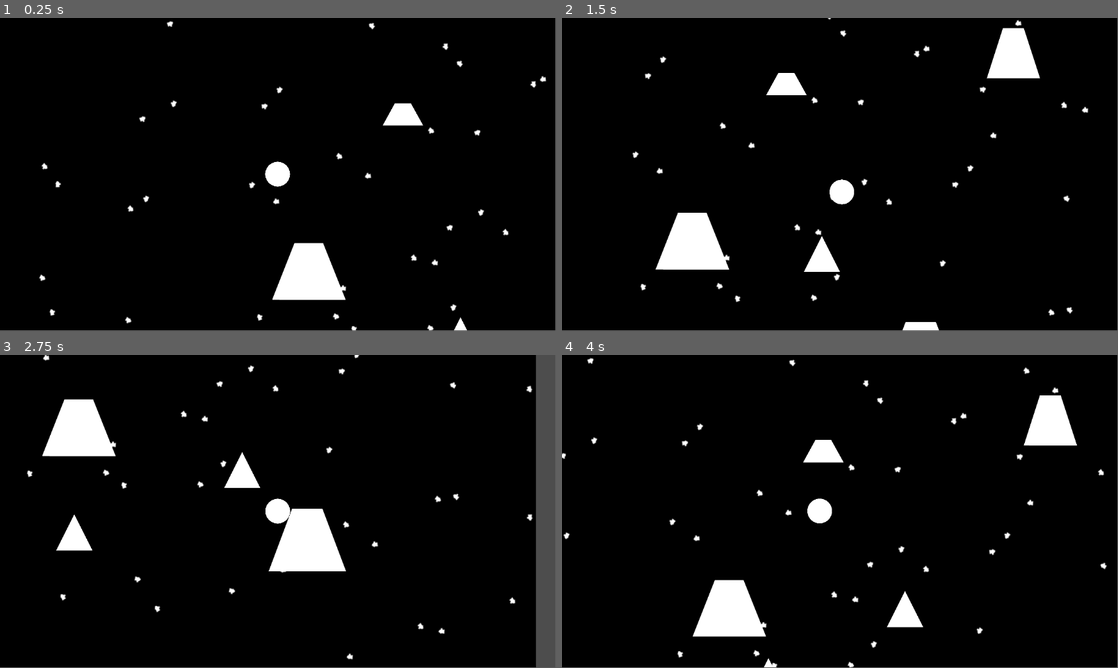
Above: before the commit, frames 1-4 (two rows, left to right).
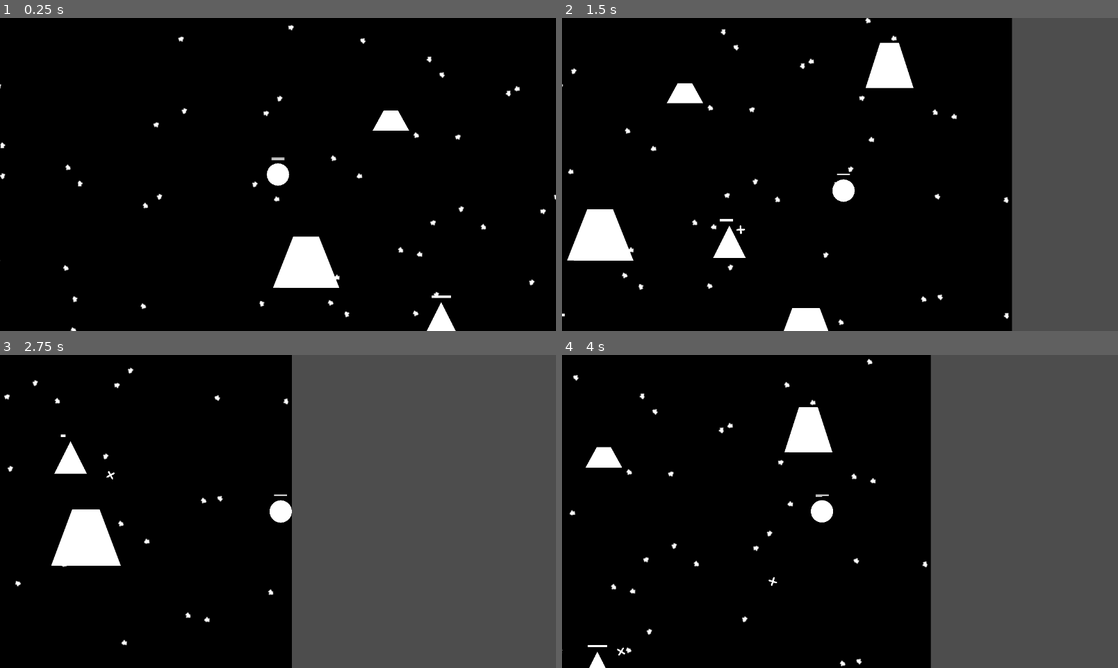
Above: after the commit, the same moments.

Repository: takko9ei/one-value
Game: Godot game, scene res://MainScene.tscn
The game is run twice, just before and just after one commit, with the same random seed, the same clock (stepped at 60 frames per second) and the same inputs.
Inputs:
- Up to frame 1 (0.25 s): no input
- Up to frame 2 (1.5 s): tap Enter at 0.5 s; hold Right (ui_right) 0.53-1.28 s; tap R at 0.6 s; tap Space (ui_select) at 0.77, 0.8, 1.07, 1.35 s; hold Down (ui_down) from 1.28 s (still down)
- Up to frame 3 (2.75 s): tap Space (ui_select) at 1.52, 1.82, 2.3 s; tap R at 1.55, 2.1 s; release Down (ui_down) at 2.03 s; hold Right (ui_right) from 2.03 s (still down)
- Up to frame 4 (4 s): release Right (ui_right) at 2.78 s; hold Up (ui_up) 2.78-3.53 s; tap R at 2.85 s; tap Space (ui_select) at 3.02, 3.32, 3.6, 3.77 s; hold Left (ui_left) from 3.53 s (still down)
In our replay, the window is 799x449 before the commit and 800x450 after it. These sizes can differ from the game's own. Grey fills any space a smaller window leaves; there, only what the larger window draws over its background counts as a difference.

The runs differ from the first frame. In frame 1, 2.8% of the frame differs, in the area x 0-100%, y 0-100%; in frame 2, 27%; in frame 3, 48%, in the area x 0-97%, y 0-100%; in frame 4, 38%.

Commit message:
add hp bar

Diff:
--- a/MainScene.tscn
+++ b/MainScene.tscn
@@ -2,9 +2,10 @@
 
 [ext_resource type="Texture2D" uid="uid://chsd15snc4gas" path="res://mat/background.png" id="1_x4av3"]
 [ext_resource type="PackedScene" uid="uid://bctdd3u8oshfq" path="res://prefab/Obstacle.tscn" id="2_x4av3"]
-[ext_resource type="PackedScene" uid="uid://dupmuukt1o8t8" path="res://prefab/walls.tscn" id="3_rf2cd"]
+[ext_resource type="PackedScene" uid="uid://dupmuukt1o8t8" path="res://prefab/Walls.tscn" id="3_rf2cd"]
 [ext_resource type="PackedScene" uid="uid://bwmg6wo00x5gy" path="res://prefab/Player.tscn" id="3_rpqi1"]
 [ext_resource type="PackedScene" uid="uid://detwna7w2k3wd" path="res://prefab/EnemyBase.tscn" id="4_uxrcv"]
+[ext_resource type="PackedScene" uid="uid://kbp05jvfucbl" path="res://prefab/GameOverUI.tscn" id="6_a814b"]
 
 [node name="Main" type="Node2D" unique_id=392495462]
 
@@ -47,11 +48,17 @@
 collision_layer = 4
 collision_mask = 0
 
-[node name="Player" parent="." unique_id=1386097706 groups=["player"] instance=ExtResource("3_rpqi1")]
+[node name="Player" parent="." unique_id=1386097706 node_paths=PackedStringArray("game_over_ui") instance=ExtResource("3_rpqi1")]
 position = Vector2(977, 381)
+game_over_ui = NodePath("../GameOverUi")
 
 [node name="EnemyBase" parent="." unique_id=354812716 instance=ExtResource("4_uxrcv")]
 position = Vector2(852, 977)
+base_hp = 999.0
+base_atk = 100.0
 
 [node name="EnemyBase2" parent="." unique_id=889284932 instance=ExtResource("4_uxrcv")]
 position = Vector2(1375, 744)
+
+[node name="GameOverUi" parent="." unique_id=17944455 instance=ExtResource("6_a814b")]
+visible = false
--- a/prefab/EnemyBase.tscn
+++ b/prefab/EnemyBase.tscn
@@ -3,7 +3,13 @@
 [ext_resource type="Texture2D" uid="uid://c8suvcnje2xlb" path="res://mat/triangle.png" id="1_gjhpl"]
 [ext_resource type="Script" uid="uid://dr6ru4wetaygl" path="res://script/EnemyBase.gd" id="1_u4ydw"]
 
-[node name="EnemyBase" type="CharacterBody2D" unique_id=354812716]
+[sub_resource type="StyleBoxFlat" id="StyleBoxFlat_0nj3s"]
+bg_color = Color(0, 0, 0, 1)
+
+[sub_resource type="StyleBoxFlat" id="StyleBoxFlat_ol8em"]
+bg_color = Color(1, 1, 1, 1)
+
+[node name="EnemyBase" type="CharacterBody2D" unique_id=354812716 groups=["enemy"]]
 scale = Vector2(0.295, 0.295)
 collision_layer = 2
 collision_mask = 6
@@ -21,3 +27,13 @@
 
 [node name="CollisionPolygon2D" type="CollisionPolygon2D" parent="Hitbox" unique_id=1255431287]
 polygon = PackedVector2Array(-1, -178, -138, 92, 138, 92)
+
+[node name="ProgressBar" type="ProgressBar" parent="." unique_id=699790268]
+offset_left = -75.0
+offset_top = -220.0
+offset_right = 75.0
+offset_bottom = -200.0
+theme_override_styles/background = SubResource("StyleBoxFlat_0nj3s")
+theme_override_styles/fill = SubResource("StyleBoxFlat_ol8em")
+step = 0.1
+show_percentage = false
--- /dev/null
+++ b/prefab/GameOverUI.tscn
@@ -0,0 +1,41 @@
+[gd_scene format=3 uid="uid://kbp05jvfucbl"]
+
+[ext_resource type="Script" uid="uid://qoghrw83dbgn" path="res://script/GameOverUI.gd" id="1_a7khs"]
+
+[node name="GameOverUi" type="CanvasLayer" unique_id=17944455]
+process_mode = 3
+script = ExtResource("1_a7khs")
+
+[node name="Panel" type="Panel" parent="." unique_id=1395917550]
+offset_right = 1280.0
+offset_bottom = 720.0
+
+[node name="Label" type="Label" parent="Panel" unique_id=1457491935]
+layout_mode = 0
+offset_left = 94.0
+offset_top = 95.0
+offset_right = 1184.0
+offset_bottom = 390.0
+theme_override_colors/font_color = Color(1, 0, 0, 1)
+theme_override_font_sizes/font_size = 166
+text = "U DIED"
+horizontal_alignment = 1
+vertical_alignment = 1
+
+[node name="BackButton" type="Button" parent="Panel" unique_id=367086245]
+layout_mode = 0
+offset_left = 302.0
+offset_top = 450.0
+offset_right = 542.0
+offset_bottom = 550.0
+theme_override_font_sizes/font_size = 24
+text = "BACK TO TITLE"
+
+[node name="RestartButton" type="Button" parent="Panel" unique_id=1854835000]
+layout_mode = 0
+offset_left = 714.0
+offset_top = 450.0
+offset_right = 954.0
+offset_bottom = 550.0
+theme_override_font_sizes/font_size = 24
+text = "RETRY"
--- a/prefab/Player.tscn
+++ b/prefab/Player.tscn
@@ -2,15 +2,28 @@
 
 [ext_resource type="Script" uid="uid://b27asrxooi7ps" path="res://script/Player.gd" id="1_kpjcp"]
 [ext_resource type="Texture2D" uid="uid://b64br085ib73r" path="res://mat/round.png" id="1_xhfnw"]
+[ext_resource type="PackedScene" uid="uid://4w4ra5m4u7kt" path="res://prefab/PlayerProjectile.tscn" id="2_poo86"]
 
 [sub_resource type="CircleShape2D" id="CircleShape2D_xhfnw"]
 radius = 128.0039
 
+[sub_resource type="StyleBoxFlat" id="StyleBoxFlat_poo86"]
+bg_color = Color(0, 0, 0, 1)
+
+[sub_resource type="StyleBoxFlat" id="StyleBoxFlat_fetod"]
+bg_color = Color(1, 1, 1, 1)
+
+[sub_resource type="StyleBoxFlat" id="StyleBoxFlat_qv7ja"]
+bg_color = Color(0, 0, 0, 1)
+
+[sub_resource type="StyleBoxFlat" id="StyleBoxFlat_vga1c"]
+bg_color = Color(1, 1, 1, 1)
+
 [node name="Player" type="CharacterBody2D" unique_id=1386097706 groups=["player"]]
-position = Vector2(-1.9999998, 0.99999994)
 scale = Vector2(0.2, 0.2)
 collision_mask = 4
 script = ExtResource("1_kpjcp")
+projectile_scene = ExtResource("2_poo86")
 
 [node name="CollisionShape2D" type="CollisionShape2D" parent="." unique_id=1758082994]
 shape = SubResource("CircleShape2D_xhfnw")
@@ -25,3 +38,23 @@
 [node name="Camera2D" type="Camera2D" parent="." unique_id=1064576720]
 position_smoothing_enabled = true
 position_smoothing_speed = 10.0
+
+[node name="Muzzle" type="Marker2D" parent="." unique_id=1162418246]
+
+[node name="StaminaBar" type="ProgressBar" parent="." unique_id=222605602]
+offset_left = -75.0
+offset_top = -175.0
+offset_right = 75.0
+offset_bottom = -167.0
+theme_override_styles/background = SubResource("StyleBoxFlat_poo86")
+theme_override_styles/fill = SubResource("StyleBoxFlat_fetod")
+show_percentage = false
+
+[node name="HealthBar" type="ProgressBar" parent="." unique_id=1520098156]
+offset_left = -75.0
+offset_top = -195.0
+offset_right = 75.0
+offset_bottom = -180.0
+theme_override_styles/background = SubResource("StyleBoxFlat_qv7ja")
+theme_override_styles/fill = SubResource("StyleBoxFlat_vga1c")
+show_percentage = false
--- a/prefab/PlayerProjectile.tscn
+++ b/prefab/PlayerProjectile.tscn
@@ -7,6 +7,9 @@
 radius = 133.01503
 
 [node name="PlayerProjectile" type="Area2D" unique_id=222098584]
+scale = Vector2(0.06, 0.06)
+collision_layer = 0
+collision_mask = 6
 script = ExtResource("1_jbg7j")
 
 [node name="Sprite2D" type="Sprite2D" parent="." unique_id=28074984]
--- a/project.godot
+++ b/project.godot
@@ -19,9 +19,24 @@
 
 GameManager="*uid://dwnh7pf6mt83g"
 
+[display]
+
+window/size/viewport_width=1280
+window/size/viewport_height=720
+
 [global_group]
 
 player=""
+enemy=""
+
+[input]
+
+dash={
+"deadzone": 0.2,
+"events": [Object(InputEventKey,"resource_local_to_scene":false,"resource_name":"","device":-1,"window_id":0,"alt_pressed":false,"shift_pressed":false,"ctrl_pressed":false,"meta_pressed":false,"pressed":false,"keycode":0,"physical_keycode":32,"key_label":0,"unicode":32,"location":0,"echo":false,"script":null)
+, Object(InputEventKey,"resource_local_to_scene":false,"resource_name":"","device":-1,"window_id":0,"alt_pressed":false,"shift_pressed":false,"ctrl_pressed":false,"meta_pressed":false,"pressed":false,"keycode":0,"physical_keycode":4194325,"key_label":0,"unicode":0,"location":0,"echo":false,"script":null)
+]
+}
 
 [layer_names]
 
--- a/script/EnemyBase.gd
+++ b/script/EnemyBase.gd
@@ -19,20 +19,23 @@
 @onready var collision_polygon: CollisionPolygon2D = $CollisionPolygon2D
 @onready var sprite: Sprite2D = $Sprite2D
 @onready var hitbox: Area2D = $Hitbox
+@onready var hp_bar: ProgressBar = $ProgressBar
 
 # =========================================================
 # Exported Base Attributes
 # =========================================================
-@export var base_hp: float = 20.0
-@export var base_speed: float = 100.0
-@export var base_damage: float = 10.0
+@export var base_hp: float = 50.0
+@export var base_def: float = 30.0
+@export var base_atk: float = 20.0
+@export var base_speed: float = 120.0
 
 # =========================================================
 # Runtime Attributes
 # =========================================================
 var current_hp: float
+var effective_def: float
 var current_speed: float
-var current_damage: float
+var current_atk: float
 
 func _ready() -> void:
 	# Initialize current HP
@@ -40,6 +43,11 @@
 
 	# Calculate attributes based on GameManager stats
 	_sync_stats()
+
+	# Initialize health bar
+	if hp_bar:
+		hp_bar.max_value = base_hp
+		hp_bar.value = current_hp
 
 	# Connect to GameManager signal for real-time updates
 	if GameManager.has_signal("stats_updated"):
@@ -53,19 +61,28 @@
 	# Retrieve stats safely, defaulting to 0.0 if not found
 	var slow_debuff: float = GameManager.stats.get("enemy_slow", 0.0) as float
 	var atk_debuff: float = GameManager.stats.get("enemy_atk_debuff", 0.0) as float
+	var def_debuff: float = GameManager.stats.get("enemy_def_debuff", 0.0) as float
 
-	# Calculate speed with slow debuff
-	current_speed = base_speed * (1.0 - (slow_debuff / 100.0))
+	# 速度减益：通过 mini(0.8, x) 确保减速比例最高只到 80%
+	# 如果没有这个保护，当减速达到 100% 以上时，(1.0 - 1.1) 会变成负数，导致怪物倒着向后移动
+	current_speed = base_speed * (1.0 - mini(0.8, slow_debuff / 100.0))
 
-	# Calculate damage with attack debuff
-	current_damage = base_damage * (1.0 - (atk_debuff / 100.0))
+	# 攻击力减益：同样限制最高削减 80% 的攻击力
+	# 防止攻击力变为负数，导致怪物打到玩家时反而给玩家加血
+	current_atk = base_atk * (1.0 - mini(0.8, atk_debuff / 100.0))
+
+	# 防御削减：通过 maxf(0.0, x) 确保护甲最低被扒光到 0 点
+	# 如果护甲掉到负数（如 -10），在后续的护甲公式中 100 / (100 - 10) 会导致受击倍率异常变大甚至溢出
+	effective_def = maxf(0.0, base_def - (def_debuff * 2.0))
 
 func _physics_process(_delta: float) -> void:
 	var players: Array[Node] = get_tree().get_nodes_in_group("player")
+	if players.is_empty():
+		return
 
 	var player: Node2D = players[0] as Node2D
 
-	if player:
+	if player and not player.is_queued_for_deletion():
 		# Calculate direction towards the player
 		var direction: Vector2 = global_position.direction_to(player.global_position)
 
@@ -73,13 +90,18 @@
 		velocity = direction * current_speed
 		move_and_slide()
 
-func take_damage(amount: float) -> void:
-	# Calculate vulnerability debuff (every 1 point increases final damage by 2%)
-	var def_debuff: float = GameManager.stats.get("enemy_def_debuff", 0.0) as float
-	var final_damage: float = amount * (1.0 + def_debuff * 0.02)
+func take_damage(incoming_damage: float) -> void:
+	# 护甲减伤公式：经典的英雄联盟/Dota护甲模型
+	# 当有效护甲 (effective_def) 为 0 时，100 / 100 = 1.0 (承受 100% 真实伤害)
+	# 当有效护甲为 100 时，100 / 200 = 0.5 (承受 50% 伤害，减伤一半)
+	var dmg_multiplier: float = 100.0 / (100.0 + effective_def)
 
-	# Apply damage
-	current_hp -= final_damage
+	# 实际扣血 = 子弹面板伤害 * 护甲乘区
+	current_hp -= (incoming_damage * dmg_multiplier)
+
+	# 更新悬浮血条 UI
+	if hp_bar:
+		hp_bar.value = current_hp
 
 	# Destroy if HP drops to 0 or below
 	if current_hp <= 0:
@@ -88,4 +110,4 @@
 func _on_hitbox_body_entered(body: Node2D) -> void:
 	# Check if the body is a player and can take damage
 	if body.is_in_group("player") and body.has_method("take_damage"):
-		body.take_damage(current_damage)
+		body.take_damage(current_atk)
--- /dev/null
+++ b/script/GameOverUI.gd
@@ -0,0 +1,60 @@
+class_name GameOverUI
+extends CanvasLayer
+
+# =========================================================
+# 【Agent Context】 节点结构说明
+# =========================================================
+# 本脚本挂载于 GameOverUI (CanvasLayer) 根节点上。
+# 场景期望包含以下子节点：
+# - GameOverUI (CanvasLayer) [Root]
+#   ├── RestartButton (Button) : 重新开始按钮
+#   └── BackButton (Button)    : 返回标题按钮 (待实现)
+# =========================================================
+
+# =========================================================
+# Node References
+# =========================================================
+@onready var restart_button: Button = find_child("RestartButton", true, false) as Button
+@onready var back_button: Button = find_child("BackButton", true, false) as Button
+
+func _ready() -> void:
+	# 初始状态下隐藏自身
+	hide()
+
+	# 确保按钮存在并连接信号
+	if restart_button:
+		restart_button.pressed.connect(_on_restart_button_pressed)
+	else:
+		push_error("GameOverUI: 找不到名为 'RestartButton' 的子节点！")
+
+	if back_button:
+		back_button.pressed.connect(_on_back_button_pressed)
+
+func _input(event: InputEvent) -> void:
+	# 只有当 UI 处于显示状态（也就是玩家死了）时，才响应快捷键
+	if visible and event is InputEventKey:
+		# 判断是否是物理按键 R，并且是按下的一瞬间
+		if event.physical_keycode == KEY_R and event.pressed and not event.echo:
+			# 消耗掉这个输入，防止传递给底层其他节点
+			get_viewport().set_input_as_handled()
+			# 直接调用重开逻辑
+			_on_restart_button_pressed()
+
+# 公开函数，供 Player 死亡时调用
+func show_game_over() -> void:
+	show()
+	# 将游戏整体暂停，停止所有未显式设置 PROCESS_MODE_ALWAYS 节点的流程
+	get_tree().paused = true
+
+func _on_restart_button_pressed() -> void:
+	# 解除暂停。重开前必须恢复时间流动，否则新实例化的场景将一出生就在暂停状态
+	get_tree().paused = false
+
+	# 重载当前场景（未来这里会改为跳回全局分配菜单）
+	var err = get_tree().reload_current_scene()
+	if err != OK:
+		push_error("GameOverUI: 重载场景失败！错误码: ", err)
+
+func _on_back_button_pressed() -> void:
+	# 留空，作为后续返回标题使用
+	pass
--- a/script/Player.gd
+++ b/script/Player.gd
@@ -10,7 +10,8 @@
 #   ├── CollisionShape2D (CollisionShape2D) : 碰撞体
 #   ├── Sprite2D (Sprite2D)                 : 玩家贴图/动画
 #   ├── ShootTimer (Timer)                  : 控制射击频率的计时器
-#   └── Camera2D (Camera2D)                 : 玩家跟随相机
+#   ├── Camera2D (Camera2D)                 : 玩家跟随相机
+#   └── Muzzle (Marker2D)                   : 子弹发射位置 (请在编辑器中确保存在)
 # =========================================================
 
 # =========================================================
@@ -20,32 +21,73 @@
 @onready var sprite: Sprite2D = $Sprite2D
 @onready var shoot_timer: Timer = $ShootTimer
 @onready var camera: Camera2D = $Camera2D
-
-# =========================================================
-# 属性定义
-# =========================================================
-var hp: int = 0
-var stamina: int = 0
-
+@onready var muzzle: Marker2D = $Muzzle
+
+# 悬浮 UI 引用
+@onready var health_bar: ProgressBar = $HealthBar
+@onready var stamina_bar: ProgressBar = $StaminaBar
+
+# 暴露给编辑器的子弹预制体引用
+@export var projectile_scene: PackedScene
+
+# 暴露给编辑器的游戏结束 UI 引用
+@export var game_over_ui: CanvasLayer
+
+# =========================================================
+# 属性定义 (Stats)
+# =========================================================
+# 血量系统
+var max_hp: float = 100.0
+var current_hp: float = 100.0
+
+# 耐力系统
+var max_stamina: int = 2
+var current_stamina: int = 2
+var stamina_regen_timer: float = 0.0
+
+# 动态射击属性
+var current_atk: float = 10.0
+var current_projectile_count: int = 1
+
+# 移动配置
 const BASE_SPEED: float = 500.0
-const DASH_MULTIPLIER: float = 3.0
+const DASH_MULTIPLIER: float = 2.5
 const DASH_DURATION: float = 0.15
 const DASH_COST: int = 1
 
 var _is_dashing: bool = false
 var _dash_timer: float = 0.0
 
+# 记录玩家最后面朝方向，用于没有敌人时默认发射方向
+var _last_facing_direction: Vector2 = Vector2.RIGHT
+
 # =========================================================
 # 生命周期
 # =========================================================
 func _ready() -> void:
-	# 初始同步属性
+	# 1. 初始同步 GameManager 属性，计算出真实的 max_hp 和 max_stamina
 	_sync_stats()
-	# 连接 GameManager 信号以实时更新属性
+
+	# 2. 初始化时将当前血量和耐力拉满
+	current_hp = max_hp
+	current_stamina = max_stamina
+
+	if health_bar:
+		health_bar.value = current_hp
+	if stamina_bar:
+		stamina_bar.value = current_stamina
+
+	# 3. 连接 GameManager 信号以实时更新属性上限和攻击力
 	if GameManager.has_signal("stats_updated"):
 		GameManager.stats_updated.connect(_on_stats_updated)
 
+	# 4. 连接射击计时器信号
+	if shoot_timer:
+		shoot_timer.timeout.connect(_on_shoot_timer_timeout)
+
 func _physics_process(delta: float) -> void:
+	# 每帧按顺序处理：回耐、冲刺消耗计算、常规移动
+	_handle_stamina_regen(delta)
 	_handle_dash(delta)
 	_handle_movement()
 	move_and_slide() # 自动处理边界和障碍物碰撞
@@ -57,25 +99,63 @@
 	_sync_stats()
 
 func _sync_stats() -> void:
-	hp = GameManager.stats.get("hp", 0) as int
-	stamina = GameManager.stats.get("stamina", 0) as int
-
-# =========================================================
-# 移动与冲刺逻辑
-# =========================================================
+	# 同步最大血量：基础 100 + 每点 hp 提供 20
+	var hp_points: float = GameManager.stats.get("hp", 0.0) as float
+	max_hp = 100.0 + (hp_points * 20.0)
+	# 确保当失去点数导致上限降低时，当前血量不会溢出
+	current_hp = minf(current_hp, max_hp)
+
+	# 同步 UI
+	if health_bar:
+		health_bar.max_value = max_hp
+		health_bar.value = current_hp
+
+	# 同步最大耐力：基础 2 + 每 5 点 stamina 提供 1
+	var stamina_points: float = GameManager.stats.get("stamina", 0.0) as float
+	max_stamina = 2 + floori(stamina_points / 5.0)
+	current_stamina = mini(current_stamina, max_stamina)
+
+	# 同步 UI
+	if stamina_bar:
+		stamina_bar.max_value = max_stamina
+		stamina_bar.value = current_stamina
+
+	# 同步射击属性：基础 10 + 每点 atk 提供 2
+	var atk_points: float = GameManager.stats.get("atk", 0.0) as float
+	current_atk = 10.0 + (atk_points * 2.0)
+
+	# 同步多重投射物
+	var proj_points: float = GameManager.stats.get("projectiles", 0.0) as float
+	current_projectile_count = 1 + floori(proj_points / 5.0)
+
+# =========================================================
+# 耐力与冲刺逻辑
+# =========================================================
+func _handle_stamina_regen(delta: float) -> void:
+	# 如果当前耐力小于上限，说明需要恢复
+	if current_stamina < max_stamina:
+		stamina_regen_timer += delta
+		# 倒计时达到 1.5 秒时，恢复 1 点耐力
+		if stamina_regen_timer >= 1.5:
+			current_stamina += 1
+			stamina_regen_timer = 0.0 # 恢复后重置计时器重新倒数
+			if stamina_bar:
+				stamina_bar.value = current_stamina
+
 func _handle_dash(delta: float) -> void:
-	# 处理冲刺计时
+	# 1. 如果正在冲刺，递减冲刺计时器；时间到则结束冲刺状态
 	if _is_dashing:
 		_dash_timer -= delta
 		if _dash_timer <= 0.0:
 			_is_dashing = false
 
-	# 检测冲刺输入：按下 'ui_select'，当前未冲刺，且体力充足
-	if Input.is_action_just_pressed("ui_select") and not _is_dashing and stamina >= DASH_COST:
+	# 2. 检测按键输入：玩家按下 "dash" 键、且目前没有在冲刺中、且至少有 1 点耐力
+	if Input.is_action_just_pressed("dash") and not _is_dashing and current_stamina >= DASH_COST:
 		_is_dashing = true
-		_dash_timer = DASH_DURATION
-		stamina -= DASH_COST
-		# 注意：此处仅扣除本地 stamina。如果后续设计需要全局保存消耗的体力，应该在此处反向调用 GameManager 更新状态。
+		_dash_timer = DASH_DURATION # 开始 0.15 秒的加速计时
+		current_stamina -= DASH_COST # 扣除耐力
+		if stamina_bar:
+			stamina_bar.value = current_stamina
 
 func _handle_movement() -> void:
 	# 获取方向键输入 (ui_*)
@@ -86,9 +166,14 @@
 	var wasd_y: float = float(Input.is_physical_key_pressed(KEY_S)) - float(Input.is_physical_key_pressed(KEY_W))
 	var wasd_input: Vector2 = Vector2(wasd_x, wasd_y)
 
-	# 合并两种输入，并限制向量长度最大为 1.0，防止斜向或叠加移动过快
+	# 合并两种输入，并限制向量长度最大为 1.0，防止斜向移动过快
 	var input_vector: Vector2 = (ui_input + wasd_input).limit_length(1.0)
 
+	# 如果玩家正在移动，记录面朝方向
+	if input_vector != Vector2.ZERO:
+		_last_facing_direction = input_vector.normalized()
+
+	# 计算最终速度：基础速度 * (冲刺时为 2.5，常规为 1.0)
 	var current_speed: float = BASE_SPEED
 	if _is_dashing:
 		current_speed *= DASH_MULTIPLIER
@@ -96,18 +181,94 @@
 	velocity = input_vector * current_speed
 
 # =========================================================
-# 自动瞄准辅助
+# 受击与死亡逻辑
+# =========================================================
+func take_damage(amount: float) -> void:
+	# 防止连续多次触发死亡逻辑
+	if current_hp <= 0:
+		return
+
+	current_hp -= amount
+
+	# 更新悬浮血条 UI
+	if health_bar:
+		health_bar.value = current_hp
+
+	# 如果血量归零或更低，触发死亡
+	if current_hp <= 0:
+		print("Player Died")
+
+		# 停止玩家的所有动作
+		_is_dashing = false
+		velocity = Vector2.ZERO
+		if shoot_timer:
+			shoot_timer.stop()
+
+		# 检查 UI 节点是否挂载并触发显示
+		if game_over_ui:
+			if game_over_ui.has_method("show_game_over"):
+				game_over_ui.show_game_over()
+
+# =========================================================
+# 自动瞄准与射击逻辑
 # =========================================================
 func get_closest_enemy() -> Node2D:
 	var enemies: Array[Node] = get_tree().get_nodes_in_group("enemy")
+	if enemies.is_empty():
+		return null
+
 	var closest_enemy: Node2D = null
 	var min_distance: float = INF
 
+	var spawn_pos: Vector2 = muzzle.global_position if muzzle else global_position
+
 	for enemy: Node in enemies:
-		if enemy is Node2D:
-			var distance: float = global_position.distance_to(enemy.global_position)
+		if enemy is Node2D and not enemy.is_queued_for_deletion():
+			var distance: float = spawn_pos.distance_to(enemy.global_position)
 			if distance < min_distance:
 				min_distance = distance
 				closest_enemy = enemy as Node2D
 
 	return closest_enemy
+
+func _on_shoot_timer_timeout() -> void:
+	if not projectile_scene:
+		push_warning("Player: 未配置 projectile_scene，无法射击！")
+		return
+
+	var spawn_pos: Vector2 = muzzle.global_position if muzzle else global_position
+	var enemy: Node2D = get_closest_enemy()
+	var target_dir: Vector2
+
+	if enemy:
+		target_dir = spawn_pos.direction_to(enemy.global_position)
+	else:
+		target_dir = _last_facing_direction
+
+	var total_spread_angle: float = deg_to_rad(45.0)
+
+	for i in range(current_projectile_count):
+		var proj: PlayerProjectile = projectile_scene.instantiate() as PlayerProjectile
+		if not proj:
+			continue
+
+		var final_dir: Vector2 = target_dir
+		if current_projectile_count > 1:
+			var fraction: float = float(i) / float(current_projectile_count - 1)
+			var angle_offset: float = (fraction - 0.5) * total_spread_angle
+			final_dir = target_dir.rotated(angle_offset)
+
+		# 发射子弹时，将算好的 current_atk 传给子弹
+		proj.direction = final_dir
+		proj.damage = current_atk
+
+		var scene_root: Node = get_tree().current_scene
+		if scene_root:
+			scene_root.add_child(proj)
+		else:
+			get_tree().root.add_child(proj)
+
+		if muzzle:
+			proj.global_position = muzzle.global_position
+		else:
+			proj.global_position = global_position
--- a/script/PlayerProjectile.gd
+++ b/script/PlayerProjectile.gd
@@ -9,68 +9,37 @@
 # - PlayerProjectile (Area2D) [Root]
 #   ├── Sprite2D (Sprite2D)                 : 子弹贴图
 #   └── CollisionShape2D (CollisionShape2D) : 碰撞检测形状
-# （注：内部还会通过代码动态生成 Timer 和 VisibleOnScreenNotifier2D）
 # =========================================================
 
-# =========================================================
-# 节点引用 (Nodes)
-# =========================================================
 @onready var sprite: Sprite2D = $Sprite2D
 @onready var collision_shape: CollisionShape2D = $CollisionShape2D
 
-@export var speed: float = 800.0
-@export var max_lifetime: float = 5.0
-
+@export var speed: float = 900.0
 var direction: Vector2 = Vector2.ZERO
-var damage: int = 1
+var damage: float = 10.0
 
 func _ready() -> void:
-	# 初始化伤害属性，同步自 GameManager.stats['atk']
-	if GameManager.stats.has("atk"):
-		damage = GameManager.stats["atk"] as int
+	# 创建一个计时器，生存 3 秒后调用 queue_free() 自动销毁，防止内存泄漏
+	var timer := Timer.new()
+	timer.wait_time = 3.0
+	timer.one_shot = true
+	timer.autostart = true
+	timer.timeout.connect(queue_free)
+	add_child(timer)
 
-	# 动态创建计时器：生存 5 秒后删除
-	var lifetime_timer := Timer.new()
-	lifetime_timer.wait_time = max_lifetime
-	lifetime_timer.one_shot = true
-	lifetime_timer.autostart = true
-	lifetime_timer.timeout.connect(queue_free)
-	add_child(lifetime_timer)
-
-	# 动态创建屏幕可视通知器：离开屏幕后删除
-	var notifier := VisibleOnScreenNotifier2D.new()
-	notifier.screen_exited.connect(queue_free)
-	add_child(notifier)
-
-	# 连接碰撞事件
+	# 连接碰撞信号
 	body_entered.connect(_on_body_entered)
 
-# 初始化函数，由玩家或武器脚本在实例化后调用
-func setup(target_direction: Vector2) -> void:
-	direction = target_direction.normalized()
-	# 让子弹朝向运动方向
+func _physics_process(delta: float) -> void:
+	# 通过全局坐标直线移动
+	global_position += direction * speed * delta
+	# 让子弹贴图朝向运动方向（可选）
 	rotation = direction.angle()
 
-func _physics_process(delta: float) -> void:
-	# 沿 direction 直线匀速飞行
-	position += direction * speed * delta
+func _on_body_entered(body: Node2D) -> void:
+	# 如果碰到的 body 在 "enemy" 组，且拥有 take_damage 方法
+	if body.is_in_group("enemy") and body.has_method("take_damage"):
+		body.take_damage(damage)
 
-func _on_body_entered(body: Node2D) -> void:
-	# 检查是否命中敌人
-	if body.is_in_group("enemy"):
-		if body.has_method("take_damage"):
-			body.take_damage(damage)
-		queue_free()
-	# 检查是否命中障碍物（假设非玩家、非敌人的碰撞体即为障碍物，例如墙壁）
-	elif not body.is_in_group("player"):
-		_spawn_spark_effect()
-		queue_free()
-
-# 可选的小火花特效生成
-func _spawn_spark_effect() -> void:
-	# TODO: 如果后续有特效预制体，可以在这里加载并实例化
-	# var spark_scene = preload("res://path/to/spark.tscn")
-	# var spark = spark_scene.instantiate()
-	# get_tree().current_scene.add_child(spark)
-	# spark.global_position = global_position
-	pass
+	# 无论碰到的是敌人还是墙壁（Layer 3），只要发生碰撞，立刻销毁自身
+	queue_free()
Not shown, added: script/GameOverUI.gd.uid
Not shown, changed: ARCHITECTURE.md
